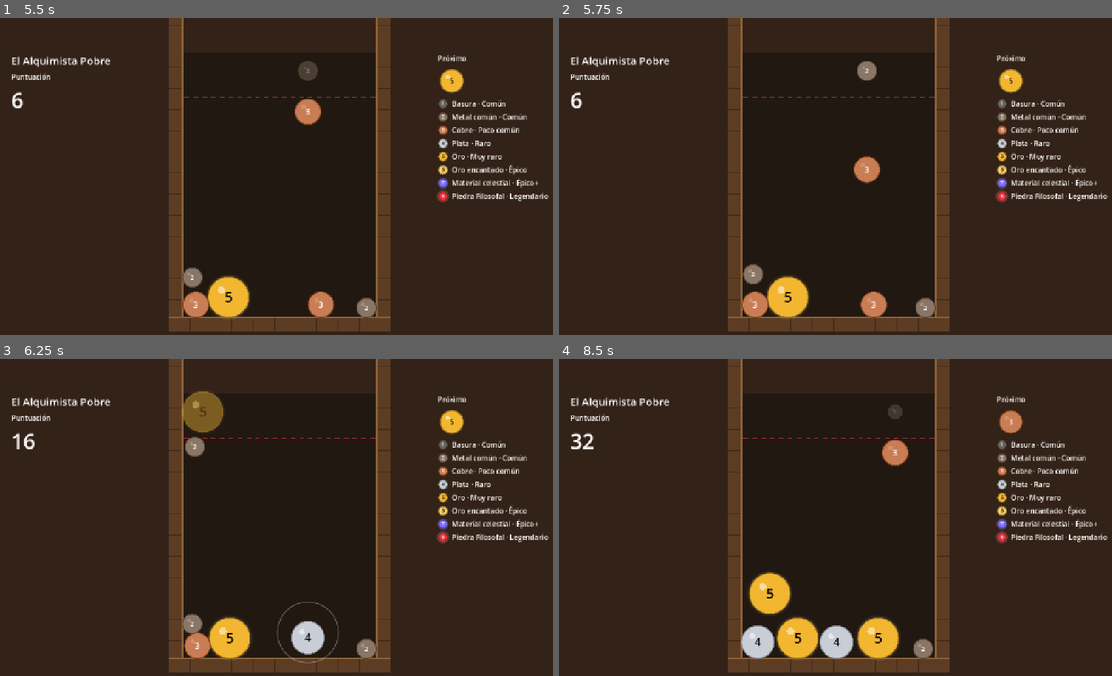
Above: before the commit, frames 1-4 (two rows, left to right).
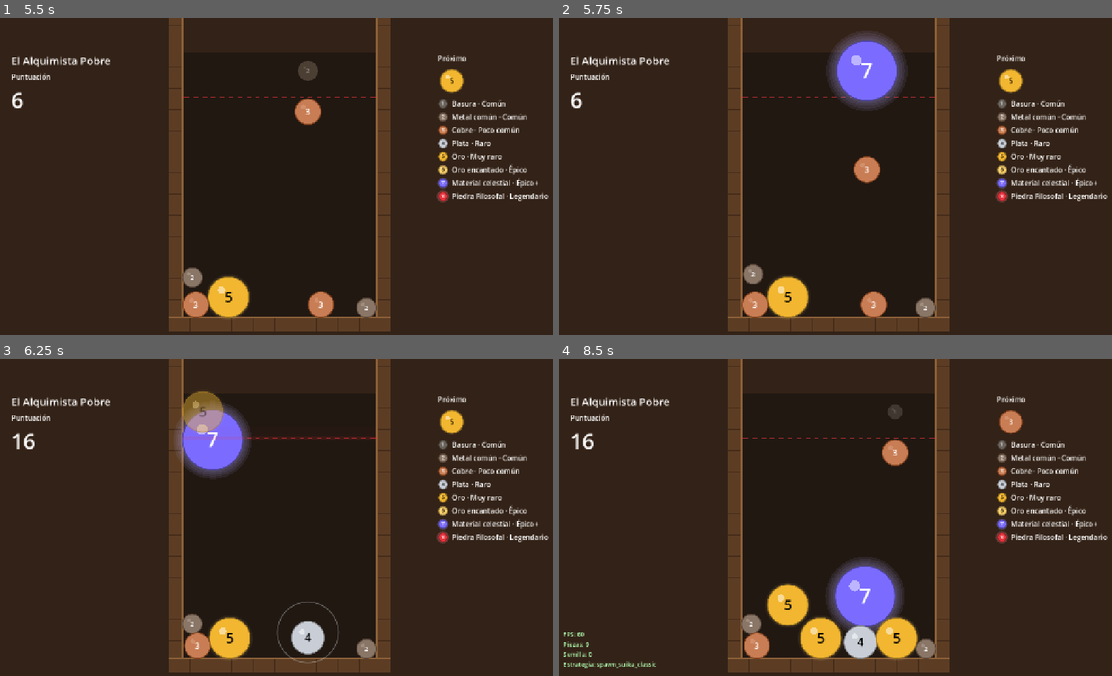
Above: after the commit, the same moments.

Repository: Francisco-Beltran-Millalen/suika-poor-alchemist
Game: Godot game, scene res://game/main.tscn
The game is run twice, just before and just after one commit, with the same random seed, the same clock (stepped at 60 frames per second) and the same inputs.
Inputs (mouse positions are in pixels of both pictures, inside the frame that each line leads up to):
- Up to frame 1 (5.5 s): tap Enter at 0.5 s; move the mouse to (403, 160) at 0.52 s; hold Space (drop) 0.53-1.25 s; click (403, 160) at 0.67 s; drag from (165, 192) to (248, 239) at 1.27 s; move the mouse to (337, 106) at 2.02 s; hold Space (drop) 2.03-2.75 s; tap D (aim_right) at 2.1 s; click (337, 106) at 2.17 s; drag from (248, 239) to (110, 128) at 2.77 s; move the mouse to (447, 224) at 3.52 s; hold Shift 3.53-4.25 s; click (447, 224) at 3.67 s; tap Space (drop) at 3.8 s; tap R (restart) at 4.15 s; drag from (110, 128) to (193, 97) at 4.27 s; move the mouse to (309, 176) at 5.02 s; hold Space (drop) from 5.03 s (still down); tap Ctrl at 5.1 s; click (309, 176) at 5.17 s
- Up to frame 2 (5.75 s): keep holding Space (drop); tap F4 (debug_high_piece, bound only after the commit) at 5.65 s
- Up to frame 3 (6.25 s): release Space (drop) at 5.75 s; drag from (193, 438) to (165, 533) at 5.77 s
- Up to frame 4 (8.5 s): move the mouse to (962, 501) at 6.52 s; hold Space (drop) 6.53-7.25 s; tap A (aim_left) at 6.6 s; click (962, 501) at 6.67 s; tap F12 (debug_overlay, bound only after the commit) at 7.15 s; drag from (724, 533) to (807, 580) at 7.27 s; move the mouse to (896, 447) at 8.02 s; hold Space (drop) from 8.03 s (still down); click (896, 447) at 8.17 s

Frame 1 is identical in both runs. In frame 2, 2.6% of the frame differs, in the area x 48-63%, y 4-29%; in frame 3, 2.6%; in frame 4, 6.8%, in the area x 0-69%, y 23-98%.

Commit message:
feat(debug): selector de estrategia, pieza alta y overlay de depuración
Co-Authored-By: Claude Sonnet 5.5 <noreply@anthropic.com>

Diff:
--- a/game/game_state.gd
+++ b/game/game_state.gd
@@ -75,6 +75,12 @@
 	return outgoing
 
 
+## Sustituye el ACTUAL sin avanzar la cola. Solo para depuración.
+func debug_set_current(data: PieceData) -> void:
+	_current_piece = data
+	current_piece_changed.emit(_current_piece)
+
+
 ## `PLAYING` → `GAME_OVER`.
 func set_game_over() -> bool:
 	return _transition(Status.PLAYING, Status.GAME_OVER)
--- a/game/main.gd
+++ b/game/main.gd
@@ -6,10 +6,16 @@
 
 const BOARD_TOP_MARGIN: float = 80.0
 
+const DEBUG_OVERLAY_INTERVAL: float = 0.25
+
 @export var config: GameConfig = preload("res://game/game_config.tres")
+## Presets que F1–F3 activan. Solo se usan en builds de depuración.
+@export var debug_strategies: Array[SpawnStrategy] = []
 
 var _state: GameState
 var _generator: PieceGenerator
+var _debug_strategy_name: String = ""
+var _debug_timer: Timer
 
 @onready var _world: Node2D = $World
 @onready var _board: Board = $World/Board
@@ -22,6 +28,7 @@
 @onready var _progress_system: ProgressSystem = $Systems/ProgressSystem
 @onready var _drop_controller: DropController = $DropController
 @onready var _ui: GameUI = $GameUI
+@onready var _debug_controller: DebugController = $DebugController
 
 
 func _ready() -> void:
@@ -67,8 +74,13 @@
 	return _ui
 
 
+func get_debug_controller() -> DebugController:
+	return _debug_controller
+
+
 func _compose() -> void:
 	_state = GameState.new()
+	_debug_strategy_name = config.spawn_strategy.resource_path.get_file().get_basename()
 	_generator = PieceGenerator.new(config.piece_catalog, config.spawn_strategy, config.rng_seed)
 	_update_world_position()
 	get_viewport().size_changed.connect(_update_world_position)
@@ -88,6 +100,13 @@
 	_state.status_changed.connect(_on_state_status_changed)
 	_ui.restart_requested.connect(_on_restart_requested)
 	_drop_controller.restart_requested.connect(_on_restart_requested)
+	_debug_controller.strategy_requested.connect(_on_debug_strategy_requested)
+	_debug_controller.high_piece_requested.connect(_on_debug_high_piece_requested)
+	_debug_controller.overlay_toggled.connect(_on_debug_overlay_toggled)
+	_debug_timer = Timer.new()
+	_debug_timer.wait_time = DEBUG_OVERLAY_INTERVAL
+	_debug_timer.timeout.connect(_refresh_debug_overlay)
+	add_child(_debug_timer)
 
 
 # Orden de `02` §8.5. El primer arranque usa la misma función.
@@ -117,3 +136,35 @@
 func _on_restart_requested() -> void:
 	if _state.is_finished():
 		_start_new_game()
+
+
+# Depuración: cambiar de estrategia reinicia la partida aunque esté en curso.
+func _on_debug_strategy_requested(index: int) -> void:
+	if index < 0 or index >= debug_strategies.size():
+		return
+	var strategy: SpawnStrategy = debug_strategies[index]
+	_generator.set_strategy(strategy)
+	_start_new_game()
+	_debug_strategy_name = strategy.resource_path.get_file().get_basename()
+	_ui.set_debug_text("Estrategia: %s" % _debug_strategy_name)
+
+
+# Pieza de nivel (máximo − 1) para llegar a la victoria en minutos.
+func _on_debug_high_piece_requested() -> void:
+	var catalog: PieceCatalog = config.piece_catalog
+	_state.debug_set_current(catalog.get_by_level(catalog.get_max_level() - 1))
+
+
+func _on_debug_overlay_toggled() -> void:
+	if _debug_timer.is_stopped():
+		_debug_timer.start()
+		_refresh_debug_overlay()
+	else:
+		_debug_timer.stop()
+		_ui.set_debug_text("")
+
+
+func _refresh_debug_overlay() -> void:
+	_ui.set_debug_text("FPS: %d\nPiezas: %d\nSemilla: %d\nEstrategia: %s" % [
+		Engine.get_frames_per_second(), _board.get_pieces().size(),
+		config.rng_seed, _debug_strategy_name])
--- a/game/main.tscn
+++ b/game/main.tscn
@@ -11,9 +11,15 @@
 [ext_resource type="Script" path="res://systems/danger_system.gd" id="9_danger"]
 [ext_resource type="Script" path="res://ui/effects_layer.gd" id="10_effects"]
 [ext_resource type="PackedScene" path="res://ui/game_ui.tscn" id="11_ui"]
+[ext_resource type="Script" path="res://ui/debug_controller.gd" id="12_debug"]
+[ext_resource type="Script" path="res://piece/spawn/spawn_strategy.gd" id="16_strategy"]
+[ext_resource type="Resource" path="res://piece/spawn/spawn_suika_classic.tres" id="13_classic"]
+[ext_resource type="Resource" path="res://piece/spawn/spawn_uniform_1_4.tres" id="14_uniform"]
+[ext_resource type="Resource" path="res://piece/spawn/spawn_weighted.tres" id="15_weighted"]
 
 [node name="Main" type="Node"]
 script = ExtResource("1_main")
+debug_strategies = Array[ExtResource("16_strategy")]([ExtResource("13_classic"), ExtResource("14_uniform"), ExtResource("15_weighted")])
 
 [node name="World" type="Node2D" parent="."]
 
@@ -45,4 +51,7 @@
 [node name="DropController" type="Node" parent="."]
 script = ExtResource("6_controller")
 
+[node name="DebugController" type="Node" parent="."]
+script = ExtResource("12_debug")
+
 [node name="GameUI" parent="." instance=ExtResource("11_ui")]
--- a/project.godot
+++ b/project.godot
@@ -52,6 +52,31 @@
 "events": [Object(InputEventKey,"resource_local_to_scene":false,"resource_name":"","device":-1,"window_id":0,"alt_press …(190 unchanged characters)…
 ]
 }
+debug_strategy_1={
+"deadzone": 0.2,
+"events": [Object(InputEventKey,"resource_local_to_scene":false,"resource_name":"","device":-1,"window_id":0,"alt_pressed":false,"shift_pressed":false,"ctrl_pressed":false,"meta_pressed":false,"pressed":false,"keycode":0,"physical_keycode":4194332,"key_label":0,"unicode":0,"location":0,"echo":false,"script":null)
+]
+}
+debug_strategy_2={
+"deadzone": 0.2,
+"events": [Object(InputEventKey,"resource_local_to_scene":false,"resource_name":"","device":-1,"window_id":0,"alt_pressed":false,"shift_pressed":false,"ctrl_pressed":false,"meta_pressed":false,"pressed":false,"keycode":0,"physical_keycode":4194333,"key_label":0,"unicode":0,"location":0,"echo":false,"script":null)
+]
+}
+debug_strategy_3={
+"deadzone": 0.2,
+"events": [Object(InputEventKey,"resource_local_to_scene":false,"resource_name":"","device":-1,"window_id":0,"alt_pressed":false,"shift_pressed":false,"ctrl_pressed":false,"meta_pressed":false,"pressed":false,"keycode":0,"physical_keycode":4194334,"key_label":0,"unicode":0,"location":0,"echo":false,"script":null)
+]
+}
+debug_high_piece={
+"deadzone": 0.2,
+"events": [Object(InputEventKey,"resource_local_to_scene":false,"resource_name":"","device":-1,"window_id":0,"alt_pressed":false,"shift_pressed":false,"ctrl_pressed":false,"meta_pressed":false,"pressed":false,"keycode":0,"physical_keycode":4194335,"key_label":0,"unicode":0,"location":0,"echo":false,"script":null)
+]
+}
+debug_overlay={
+"deadzone": 0.2,
+"events": [Object(InputEventKey,"resource_local_to_scene":false,"resource_name":"","device":-1,"window_id":0,"alt_pressed":false,"shift_pressed":false,"ctrl_pressed":false,"meta_pressed":false,"pressed":false,"keycode":0,"physical_keycode":4194343,"key_label":0,"unicode":0,"location":0,"echo":false,"script":null)
+]
+}
 
 [layer_names]
 
--- a/tests/integration/test_session_integration.gd
+++ b/tests/integration/test_session_integration.gd
@@ -68,3 +68,20 @@
 	assert_eq(_main.get_board().get_pieces().size(), 1)
 	assert_eq(_main.get_state().get_score(), 5)
 	assert_true(_main.get_state().is_playing())
+
+
+func test_debug_strategy_request_restarts_the_game() -> void:
+	_spawn(3, Vector2(300.0, 500.0))
+	_main.get_state().add_score(7)
+	_main.get_debug_controller().strategy_requested.emit(1)
+	var state: GameState = _main.get_state()
+	assert_eq(state.get_status(), GameState.Status.PLAYING)
+	assert_eq(state.get_score(), 0)
+	assert_eq(_main.get_board().get_pieces().size(), 0)
+
+
+func test_debug_high_piece_replaces_current_with_one_below_max() -> void:
+	var catalog: PieceCatalog = _config.piece_catalog
+	_main.get_debug_controller().high_piece_requested.emit()
+	assert_same(_main.get_state().get_current_piece(),
+			catalog.get_by_level(catalog.get_max_level() - 1))
--- a/tests/unit/test_game_state.gd
+++ b/tests/unit/test_game_state.gd
@@ -128,3 +128,16 @@
 	_state.reset()
 	assert_signal_emit_count(_state, "score_changed", 1)
 	assert_signal_emit_count(_state, "status_changed", 1)
+
+
+func test_debug_set_current_replaces_current_only() -> void:
+	var first: PieceData = _catalog.get_by_level(1)
+	var second: PieceData = _catalog.get_by_level(2)
+	var replacement: PieceData = _catalog.get_by_level(4)
+	_state.set_queue(first, second)
+	watch_signals(_state)
+	_state.debug_set_current(replacement)
+	assert_same(_state.get_current_piece(), replacement)
+	assert_same(_state.get_next_piece(), second, "el PRÓXIMO no cambia")
+	assert_signal_emit_count(_state, "current_piece_changed", 1)
+	assert_signal_not_emitted(_state, "next_piece_changed")
--- /dev/null
+++ b/ui/debug_controller.gd
@@ -0,0 +1,27 @@
+class_name DebugController
+extends Node
+## Traduce las teclas de depuración en intenciones. Solo activo en builds de depuración.
+
+signal strategy_requested(index: int)
+signal high_piece_requested
+signal overlay_toggled
+
+const _STRATEGY_ACTIONS: Array[StringName] = [
+	&"debug_strategy_1", &"debug_strategy_2", &"debug_strategy_3",
+]
+
+
+func _ready() -> void:
+	if not OS.is_debug_build():
+		set_process_unhandled_input(false)
+
+
+func _unhandled_input(event: InputEvent) -> void:
+	for i: int in _STRATEGY_ACTIONS.size():
+		if event.is_action_pressed(_STRATEGY_ACTIONS[i]):
+			strategy_requested.emit(i)
+			return
+	if event.is_action_pressed("debug_high_piece"):
+		high_piece_requested.emit()
+	elif event.is_action_pressed("debug_overlay"):
+		overlay_toggled.emit()
--- a/ui/game_ui.gd
+++ b/ui/game_ui.gd
@@ -19,6 +19,7 @@
 @onready var _victory_view: PanelContainer = $Root/VictoryView
 @onready var _victory_score: Label = $Root/VictoryView/VBox/FinalScore
 @onready var _victory_timer: Timer = $VictoryTimer
+@onready var _debug_label: Label = $Root/DebugLabel
 
 
 func _ready() -> void:
@@ -36,6 +37,12 @@
 	_on_state_score_changed(state.get_score())
 	_on_state_next_piece_changed(state.get_next_piece())
 	_on_state_status_changed(state.get_status())
+
+
+## Texto de depuración en una esquina; cadena vacía lo oculta.
+func set_debug_text(text: String) -> void:
+	_debug_label.text = text
+	_debug_label.visible = not text.is_empty()
 
 
 func _build_legend(catalog: PieceCatalog) -> void:
--- a/ui/game_ui.tscn
+++ b/ui/game_ui.tscn
@@ -30,6 +30,21 @@
 grow_horizontal = 2
 grow_vertical = 2
 mouse_filter = 2
+
+[node name="DebugLabel" type="Label" parent="Root"]
+visible = false
+layout_mode = 1
+anchors_preset = 2
+anchor_top = 1.0
+anchor_bottom = 1.0
+offset_left = 16.0
+offset_top = -96.0
+offset_right = 336.0
+offset_bottom = -16.0
+grow_vertical = 0
+mouse_filter = 2
+theme_override_colors/font_color = Color(0.7, 1, 0.7, 1)
+theme_override_font_sizes/font_size = 14
 
 [node name="LeftPanel" type="VBoxContainer" parent="Root"]
 layout_mode = 1
Not shown: 1 places in game/main.tscn that only renumber resources
Not shown, added: ui/debug_controller.gd.uid
Not shown, changed: AGENTS.md
Not shown, changed: docs/02_technical_design.md
Not shown, changed: docs/RULES.md
